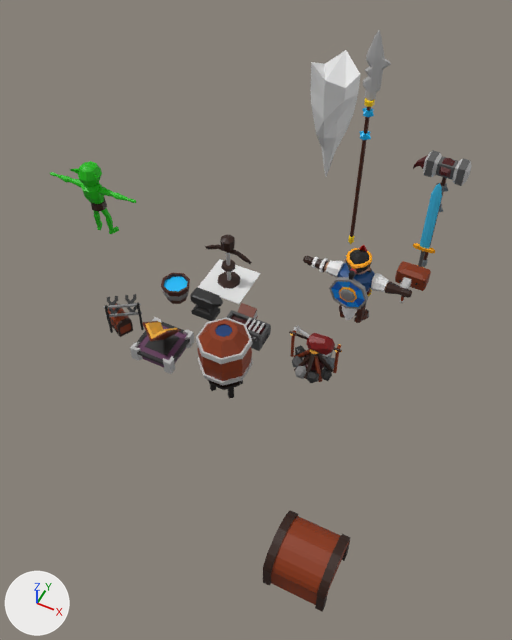
What one commit did to the Blender file Blender/hero.blend.
The view is the same before and after, from a camera (50 mm lens) standing at (21.3, -37.4, 42.0) and looking at (4.6, -4.0, 0.3). Every picture has the same lights, and +X, +Y and +Z are marked at lower left.
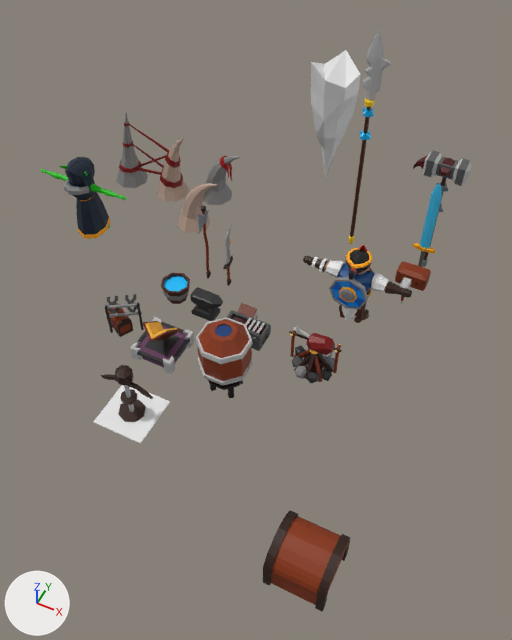
Location of each change, (x1, y1, x2, y2) in pixels of the pictures (512 x 640 px):
'Cube.003', moved
    before: (198, 259, 260, 304)
    after: (93, 385, 170, 444)
'Cylinder.023', added
    after: (116, 113, 189, 202)
'Cylinder.014', moved
    before: (205, 235, 252, 288)
    after: (101, 365, 153, 422)
'Cylinder.018', added (black)
    after: (76, 192, 111, 239)
'Cylinder.024', added
    after: (203, 156, 241, 205)
'goblin_body', moved
    before: (70, 161, 107, 211)
    after: (59, 165, 87, 176)
'Cylinder.021', added (brown)
    after: (177, 183, 217, 233)
'Cylinder.015', added (blue)
    after: (65, 157, 95, 186)
'goblin_hands', moved
    before: (50, 172, 137, 203)
    after: (40, 169, 126, 200)
'Cylinder.016', added
    after: (64, 179, 95, 201)
'Cylinder.020', added
    after: (197, 206, 211, 279)
'goblin_legs', moved (not visible afterwards)
    before: (93, 208, 119, 234)
'Cylinder.019', added
    after: (223, 224, 233, 286)

The change in detail:
Mesh me_cylinder_039 is new.
It has 93 vertices, 93 faces and spans x -1.57..2.79, y -1.57..1.57, z -0.35..4.84.
It uses material mat_material_001 (picture img_dwarf_weapons_png).
Mesh me_cylinder_038 is new.
It has 258 vertices, 242 faces and spans x -1.57..6.46, y -1.57..1.57, z -0.35..7.19.
Faces by material slot: [129, 113].
It uses material mat_material (picture img_dwarf_colors_png).
It uses material mat_material_001 (picture img_dwarf_weapons_png).
Mesh me_cylinder_036 is new.
It has 49 vertices, 49 faces and spans x -1.57..2.79, y -1.57..1.57, z -0.35..4.84.
It uses material mat_material_001 (picture img_dwarf_weapons_png).
Mesh me_cylinder_035 is new.
It has 345 vertices, 345 faces and spans x -0.2..0.2, y -1.17..0.68, z -1.42..6.42.
It uses material mat_material_002 (picture img_enemy_colors_png).
Mesh me_cylinder_031 is new.
It has 273 vertices, 249 faces and spans x -0.2..0.2, y -0.82..0.93, z -1.42..4.77.
It uses material mat_material_002 (picture img_enemy_colors_png).
Mesh me_cylinder_030 is new.
It has 140 vertices, 138 faces and spans x -1.42..1.42, y -1.63..1.06, z -5.01..-1.1.
It uses material mat_material_002 (picture img_enemy_colors_png).
Mesh me_cylinder_028 is new.
It has 105 vertices, 98 faces and spans x -1.25..1.25, y -1.67..1.21, z -1.27..0.88.
It uses material mat_material_002 (picture img_enemy_colors_png).
Mesh me_cylinder_027 is new.
It has 84 vertices, 87 faces and spans x -1.23..1.23, y -1.38..1.43, z -1.65..0.56.
It uses material mat_material_002 (picture img_enemy_colors_png).
Object 'goblin_body' (ob_goblin_body) moves from (-13.0, 0.0, 5.28) to (-14.0, 0.0, 5.28).
Object 'goblin_legs' (ob_goblin_legs) moves from (-13.0, 0.36, 0.0) to (-14.0, 0.36, 0.0).
Object 'goblin_hands' (ob_goblin_hands) moves from (-13.0, 0.0, 0.0) to (-14.0, 0.0, 0.0).
Object 'Cube.003' (ob_cube_003) moves from (0.0, 0.0, -1.0) to (0.0, -15.0, -1.0).
Object 'Cylinder.014' (ob_cylinder_014) moves from (0.0, 0.03, -0.9) to (0.0, -14.97, -0.9).
Object 'Cylinder.024' (ob_cylinder_024) is new; it shows me_cylinder_039.
Its location is (-6.16, 9.06, 0.0).
Object 'Cylinder.023' (ob_cylinder_023) is new; it shows me_cylinder_038.
Its location is (-14.72, 7.67, 0.0).
Object 'Cylinder.021' (ob_cylinder_021) is new; it shows me_cylinder_036.
Its location is (-6.11, 4.67, 0.0).
Object 'Cylinder.020' (ob_cylinder_020) is new; it shows me_cylinder_035.
Its location is (-2.0, 0.0, 0.0).
Object 'Cylinder.019' (ob_cylinder_019) is new; it shows me_cylinder_031.
Its location is (0.0, 0.0, 0.0).
Object 'Cylinder.018' (ob_cylinder_018) is new; it shows me_cylinder_030.
Its location is (-14.0, -0.11, 4.42).
Its rotation in degrees is (5.1, 0, 0).
Object 'Cylinder.016' (ob_cylinder_016) is new; it shows me_cylinder_028.
Its location is (-14.0, -0.11, 4.42).
Its rotation in degrees is (5.1, 0, 0).
Object 'Cylinder.015' (ob_cylinder_015) is new; it shows me_cylinder_027.
Its location is (-14.0, 0.0, 6.41).
